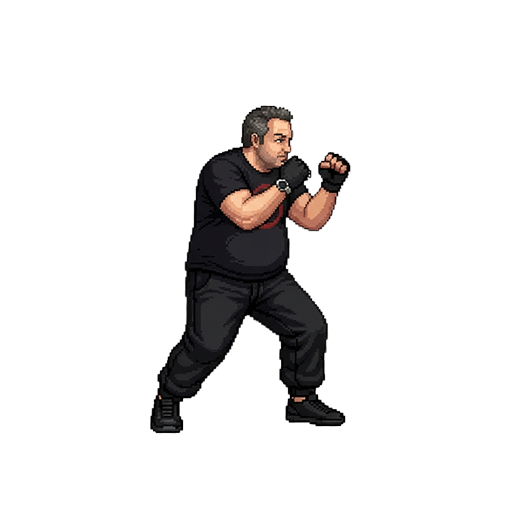
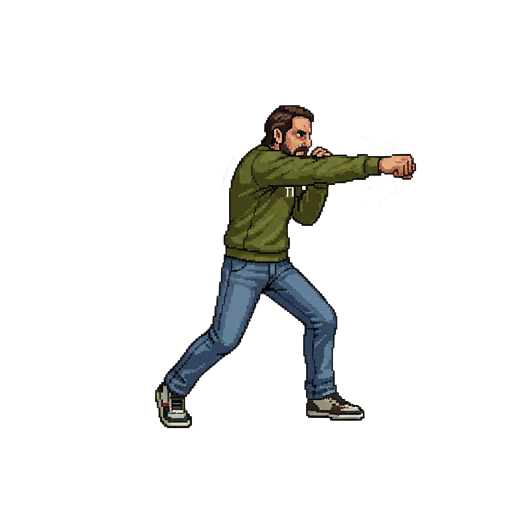
Layer changes from the first 512×512 image to the second:
hid group "JERRY" (2 layers) over left=150, top=105, right=358, bottom=434
showed group "Marco Rossetti" (2 layers) over left=154, top=105, right=417, bottom=430
added layer "rossetti-jab" in group "Marco Rossetti" over left=154, top=105, right=417, bottom=430
